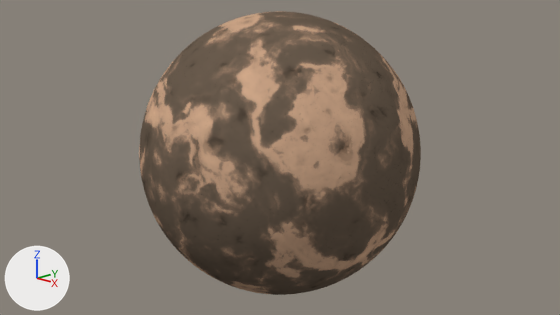
The Blender file Planets/Planetator/planetgen [2.8].blend as it was, and as the next commit left it.
One viewpoint serves both versions: the file's camera 'Camera'. The lights are fixed; the arrows at lower left show +X, +Y and +Z.
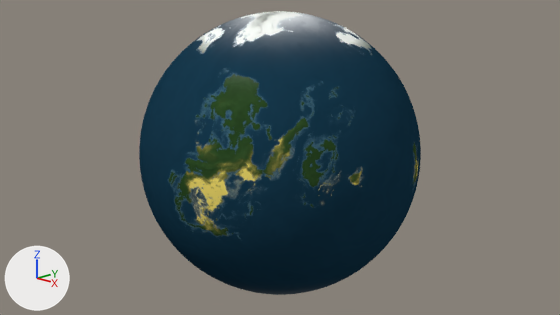
Where the change shows, as pixel boxes (x1, y1, x2, y2) in the pictures (560 x 315 px):
'Sphere', surface changed, recoloured, turned (brown to blue): (139, 11, 421, 295) in both

Edits to the bpy script that builds the scene:
```text
Change ng_straighten:
    remove n0 = _N.new('NodeGroupOutput'); n0.name = 'Group Output'
    add n0 = _N.new('NodeGroupOutput'); n0.name = 'Group Output'
Add ng_maingen:
    ng_maingen = bpy.data.node_groups.new('MainGen', 'ShaderNodeTree')
    # nodes: Group, HueSaturation, Mapping, Math, Mix, TexNoise, Value, VectorMath
    # colours: black #000000, white #e7e7e7, dark green #5a7c54, yellow #b0a14f, dark grey #616161, white #ffffff, white #e9e9e9
Add ng_gpz:
    ng_gpz = bpy.data.node_groups.new('GPZ', 'ShaderNodeTree')
    # nodes: Math, NewGeometry, SeparateXYZ
Add ng_straighten_001:
    ng_straighten_001 = bpy.data.node_groups.new('Straighten.001', 'ShaderNodeTree')
    # nodes: Math
Add ng_noise_permute:
    ng_noise_permute = bpy.data.node_groups.new('Noise Permute', 'ShaderNodeTree')
    # nodes: Group, Mapping, TexNoise, VectorMath
Add ng_diffuse_mounts_highlands:
    ng_diffuse_mounts_highlands = bpy.data.node_groups.new('Diffuse Mounts&Highlands', 'ShaderNodeTree')
    # nodes: Math, Mix
    # colours: black #000000, dark grey #616161, white #ffffff
Add ng_diffuse_sands_grounds:
    ng_diffuse_sands_grounds = bpy.data.node_groups.new('Diffuse Sands&Grounds', 'ShaderNodeTree')
    # nodes: HueSaturation, Math, Mix
    # colours: black #000000, dark green #5a7c54, yellow #b0a14f, yellow #ffe973
Add ng_gpza:
    ng_gpza = bpy.data.node_groups.new('GPZA', 'ShaderNodeTree')
    # nodes: Math, NewGeometry, SeparateXYZ
Add mat_lifeplanet:
    mat_lifeplanet = bpy.data.materials.new('LifePlanet')
    # nodes: BsdfDiffuse, Group, Mapping, Math, OutputMaterial, TexCoord, Value, VectorDisplacement
    # colours: dark blue #1a3e53, dark green #5a7c54, yellow #b0a14f, dark grey #616161, white #ffffff
Change me_sphere_002:
    where me_sphere_002.from_pydata(...)  # 482 vertices, 512 faces; spans x -1.0..1.0, y -1.0..1.0, z -1.0..1.0
    remove me_sphere_002.materials.append(mat_normalplanet)
    add me_sphere_002.materials.append(mat_lifeplanet)
Change ob_sphere:
    ob_sphere.rotation_euler: (0.0, 0.0, 2.399) -> (0.0, 0.0, 1.549)  # degrees (0, 0, 137) -> degrees (0, 0, 89)
```
